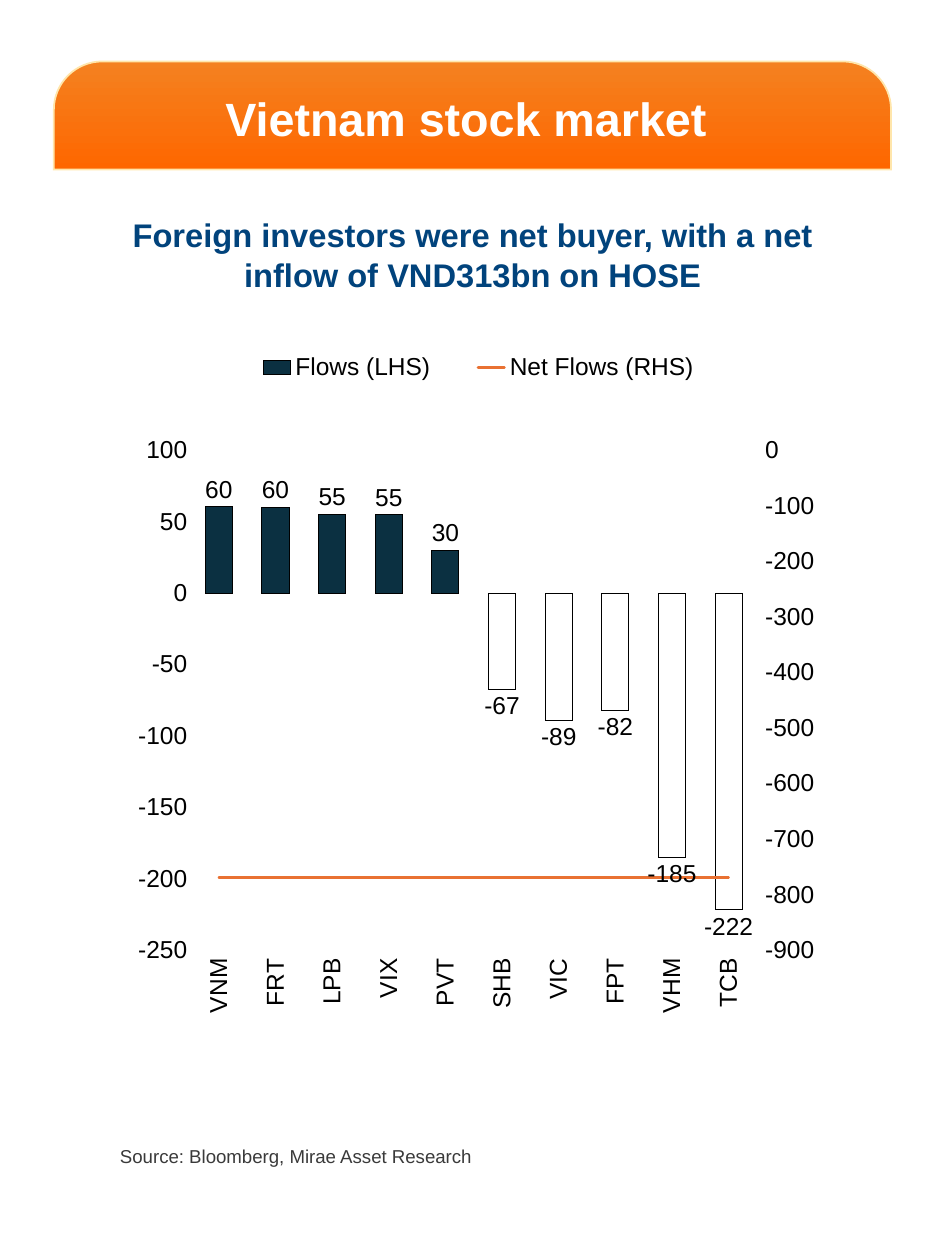
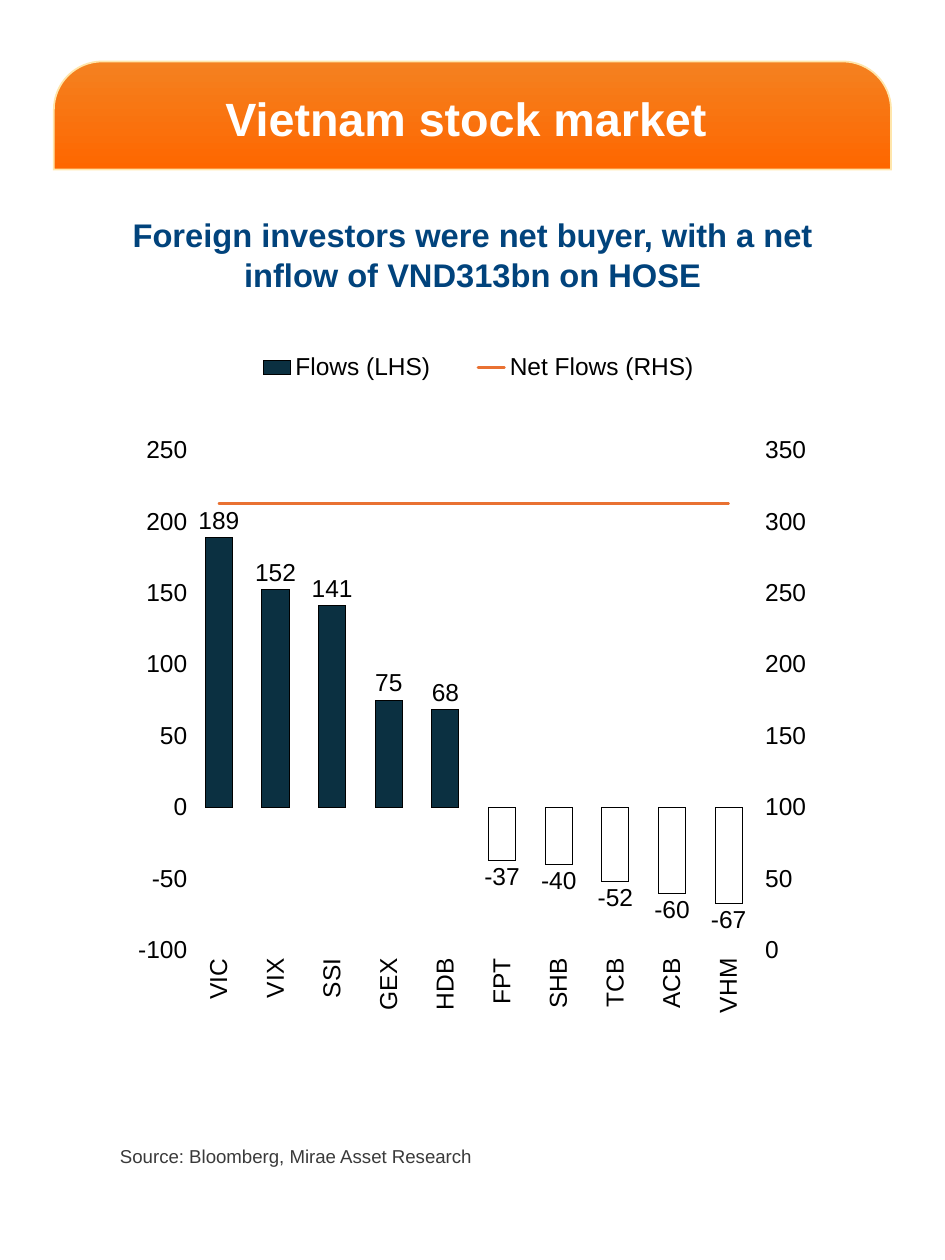
Before and after one commit to datquanton/verbose-guide, a slide deck: slide 5 of DailyReport_Mobile_EN_20260812.pptx. Drawn at 945x1260 pixels with LibreOffice and Linux fonts; fonts in the diff are those of the drawing; background and template pictures are left out. Boxes give left, top, right and bottom in pixels: in the first picture for what was removed or moved away, otherwise in the second. Text is boxed around its words. In the diff, an @@ line names an element or a change of style, - is before the commit and + after.

```diff
--- a/DailyReport_Mobile_EN_20260812.pptx
+++ b/DailyReport_Mobile_EN_20260812.pptx
@@ column chart at (107,319,837,1109) @@
-categories: VNM, FRT, LPB, VIX, PVT, SHB, VIC, FPT, VHM, TCB
+categories: VIC, VIX, SSI, GEX, HDB, FPT, SHB, TCB, ACB, VHM
-Flows (LHS): 60, 60, 55, 55, 30, -67, -89, -82, -185, -222
+Flows (LHS): 189, 152, 141, 75, 68, -37, -40, -52, -60, -67
-Net Flows (RHS): -770, -770, -770, -770, -770, -770, -770, -770, -770, -770
+Net Flows (RHS): 310, 310, 310, 310, 310, 310, 310, 310, 310, 310
```
Also in this commit, not shown: 2 other files.
